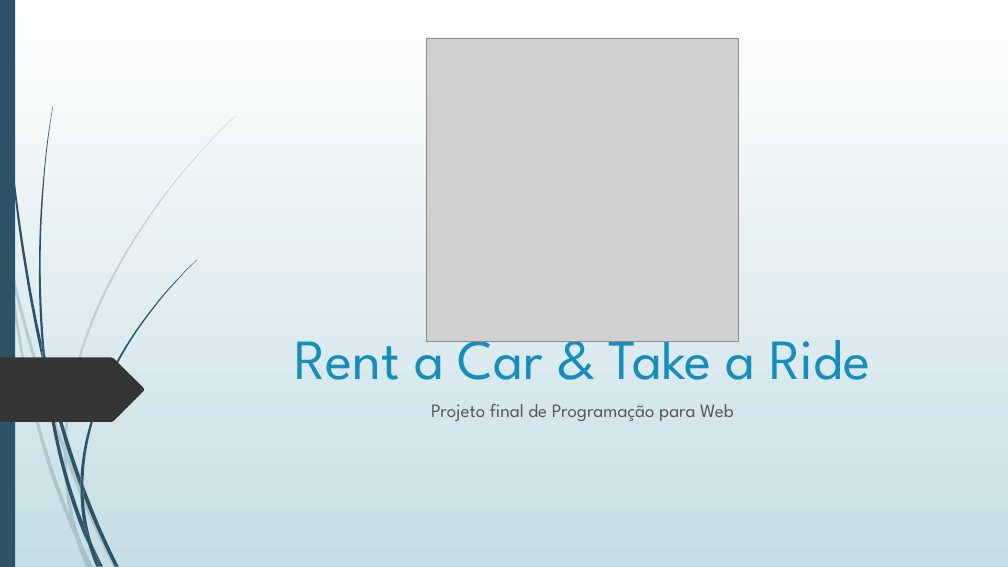
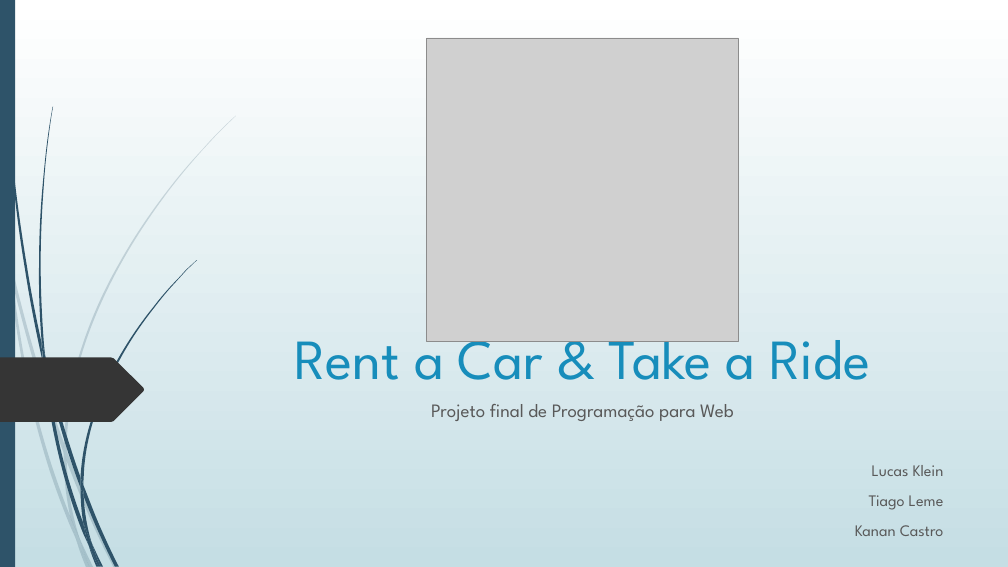
Before and after one commit to lucasklein/Rent-and-Ride, a slide deck: slide 1 of Slides.pptx. Drawn at 1008x567 pixels with LibreOffice and Linux fonts; fonts in the diff are those of the drawing; grey boxes stand for pictures. Boxes give left, top, right and bottom in pixels: in the first picture for what was removed or moved away, otherwise in the second. Text is boxed around its words. In the diff, an @@ line names an element or a change of style, - is before the commit and + after.

```diff
--- a/Slides.pptx
+++ b/Slides.pptx
@@ text added at (855,465,944,536), 15.3 pt, text #595959 @@
+Lucas Klein
+Tiago Leme
+Kanan Castro
```
Also in this commit, not shown: 3 other slides changed, 6 slides added, 1 slide removed, 11 other files.
